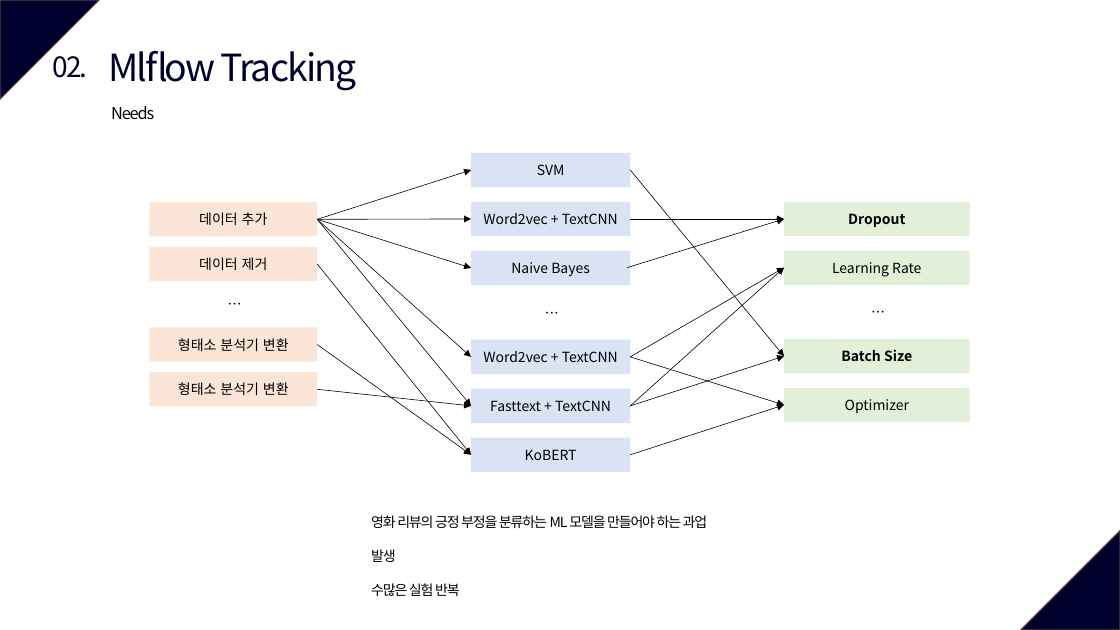
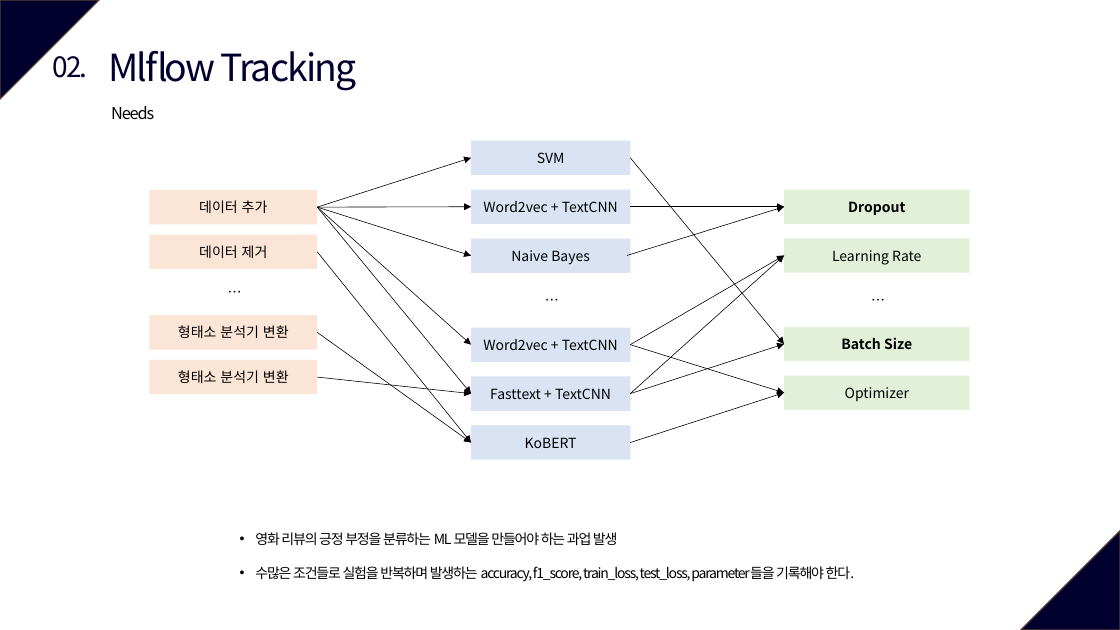
Before and after one commit to vhrehfdl/MLflow_tutorial, a slide deck: slide 7 of MLflow.pptx (slide 6 before the commit). Drawn at 1120x630 pixels with LibreOffice and Linux fonts; fonts in the diff are those of the drawing. Boxes give left, top, right and bottom in pixels: in the first picture for what was removed or moved away, otherwise in the second. Text is boxed around its words. In the diff, an @@ line names an element or a change of style, - is before the commit and + after.

```diff
--- a/MLflow.pptx
+++ b/MLflow.pptx
@@ 13 arrows, 9 rectangles, 2 texts: place and size @@
-13 arrows, 9 rectangles, 2 texts at (150, 170, 970, 455)
+13 arrows, 9 rectangles, 2 texts at (150, 158, 970, 443)
@@ 5 rectangles, 3 arrows, 1 text: place and size @@
-5 rectangles, 3 arrows, 1 text at (150, 153, 784, 472)
+5 rectangles, 3 arrows, 1 text at (150, 140, 784, 460)
@@ text "영화 리뷰의 긍정 부정을 분류하는 ...": place and size @@
-text "영화 리뷰의 긍정 부정을 분류하는 ..." at (371, 515, 708, 596)
+text "영화 리뷰의 긍정 부정을 분류하는 ..." at (255, 532, 855, 582)
@@ text at (255, 532, 618, 545): bullet none to • @@
@@ text at (255, 566, 855, 582): text changed @@
-수많은 실험 반복
+• 수많은 조건들로 실험을 반복하며 발생하는 accuracy, f1_score, train_loss, test_loss, parameter들을 기록해야 한다.
```
Also in this commit, not shown: 5 other slides changed, 12 slides added, 47 other files.
